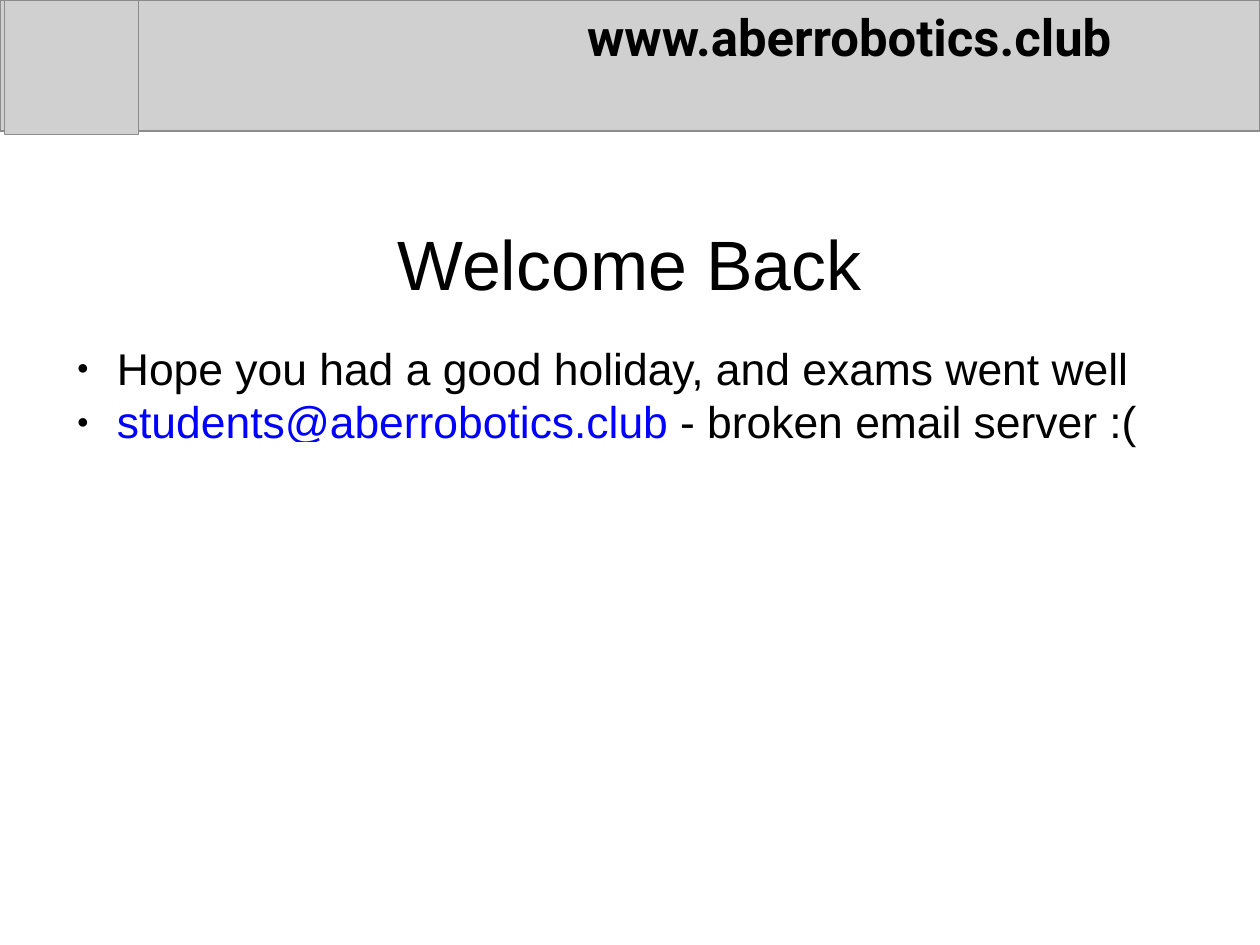
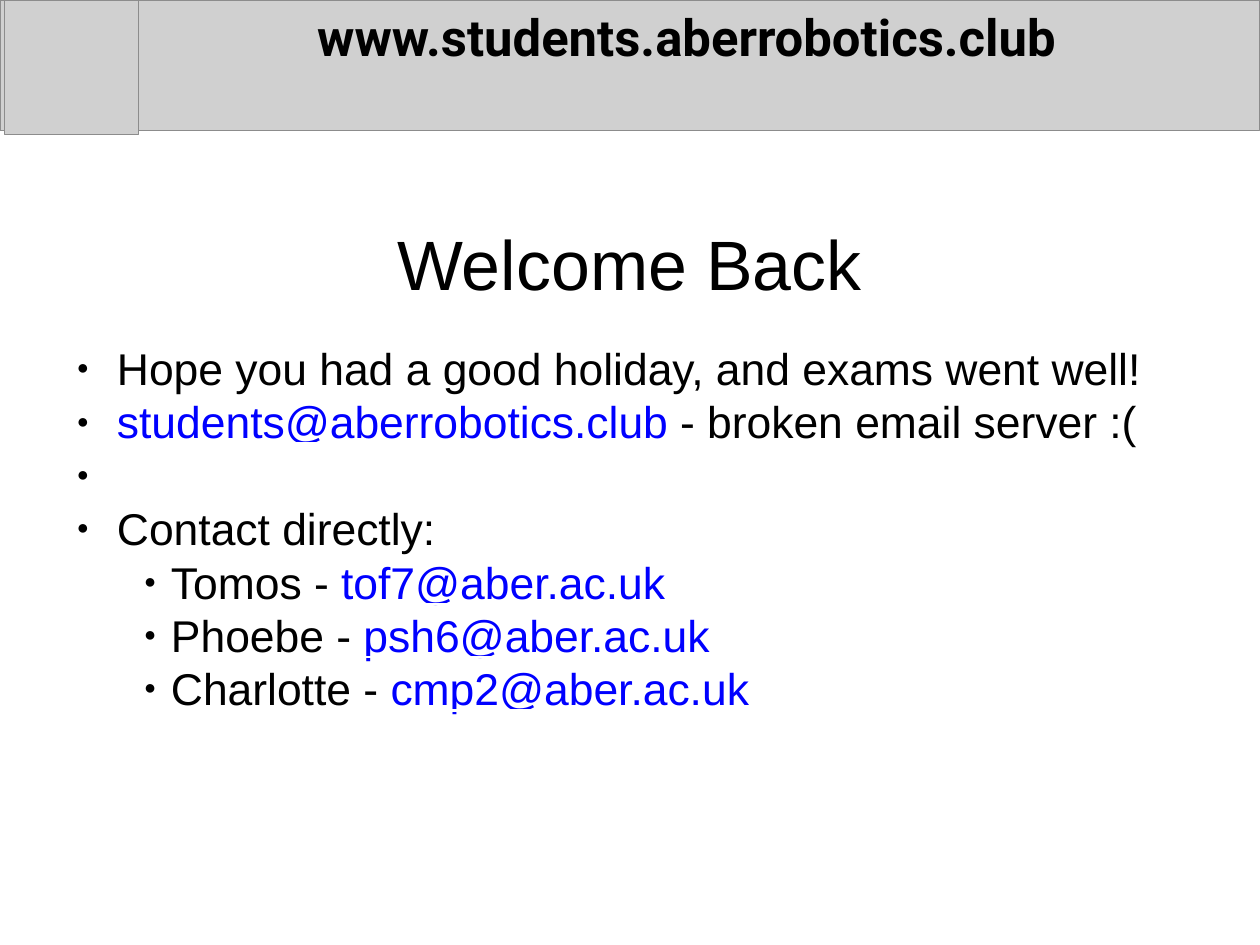
Before and after one commit to arcub/arcub.github.io, a slide deck: slide 2 of news/2018-02-07.pptx. Drawn at 1260x945 pixels with LibreOffice and Linux fonts; fonts in the diff are those of the drawing; grey boxes stand for pictures. Boxes give left, top, right and bottom in pixels: in the first picture for what was removed or moved away, otherwise in the second. Text is boxed around its words. In the diff, an @@ line names an element or a change of style, - is before the commit and + after.

```diff
--- a/news/2018-02-07.pptx
+++ b/news/2018-02-07.pptx
@@ text at (317,18,1055,57): text changed @@
-www.aberrobotics.club
+www.students.aberrobotics.club
@@ text at (117,352,1141,394): text changed @@
-● Hope you had a good holiday, and exams went well
+● Hope you had a good holiday, and exams went well!
@@ text at (117,512,749,715): paragraphs added @@
+● Contact directly:
+      ● Tomos - tof7@aber.ac.uk
+      ● Phoebe - psh6@aber.ac.uk
+      ● Charlotte - cmp2@aber.ac.uk
```
Also in this commit, not shown: 5 other slides changed, 4 slides added.
